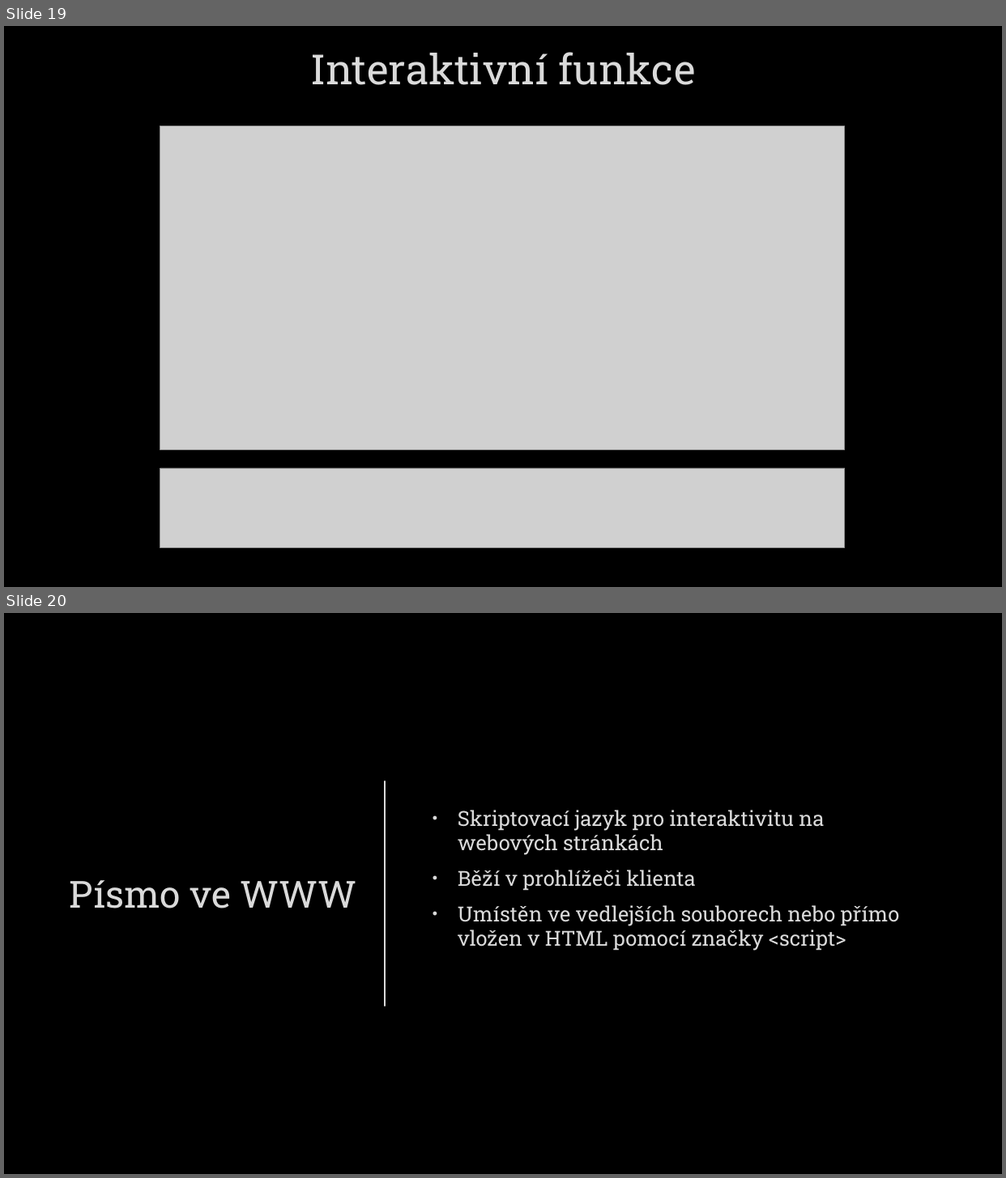
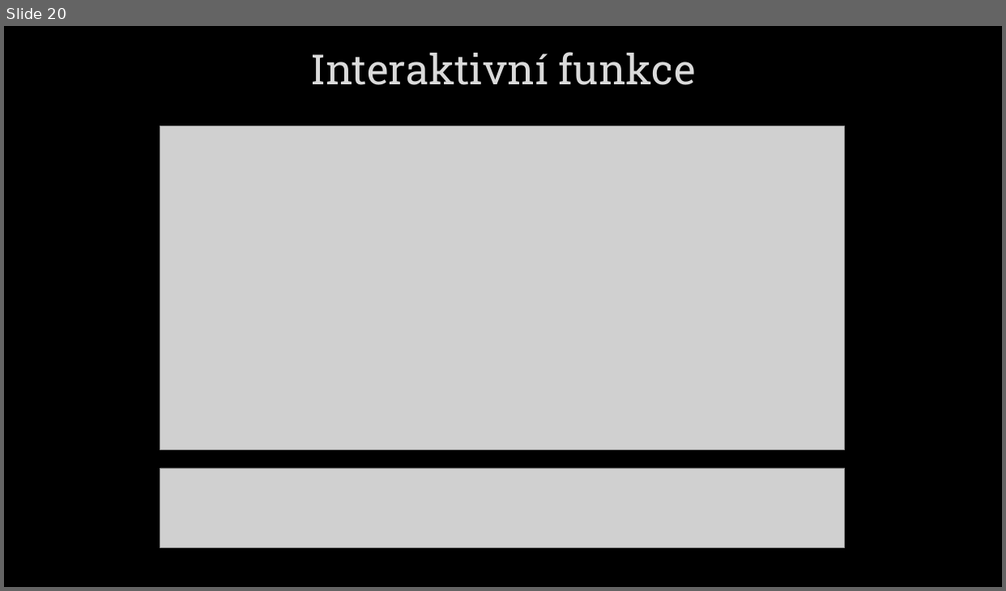
Before and after one commit to Meetsys128/kulisarnaUltra, a slide deck: NavrhWEB.pptx. Shown one above the other, each under a label of ours: slides 19 and 20 before the commit, slide 20 after it. The pictures are 1006x1178 and 1006x591 pixels, drawn with LibreOffice and Linux fonts; fonts in the diff are those of the drawing; grey boxes stand for pictures; background and template pictures are left out. Boxes give left, top, right and bottom in pixels: in the first picture for what was removed or moved away, otherwise in the second. Text is boxed around its words. In the diff, an @@ line names an element or a change of style, - is before the commit and + after.

```diff
--- a/NavrhWEB.pptx
+++ b/NavrhWEB.pptx
@@ slide 20 removed at (4, 613, 1002, 1174), background picture (left out) @@
@@ line removed from (385, 781) to (385, 1006) @@
@@ text removed at (458, 810, 900, 951) @@
-• Skriptovací jazyk pro interaktivitu na webových stránkách
-• Běží v prohlížeči klienta
-• Umístěn ve vedlejších souborech nebo přímo vložen v HTML pomocí značky <script>
@@ title removed at (70, 880, 356, 909) @@
-Písmo ve WWW
@@ what was slide 19 is now slide 20 @@
```
Also in this commit, not shown: 1 slide changed, 3 slides added.
